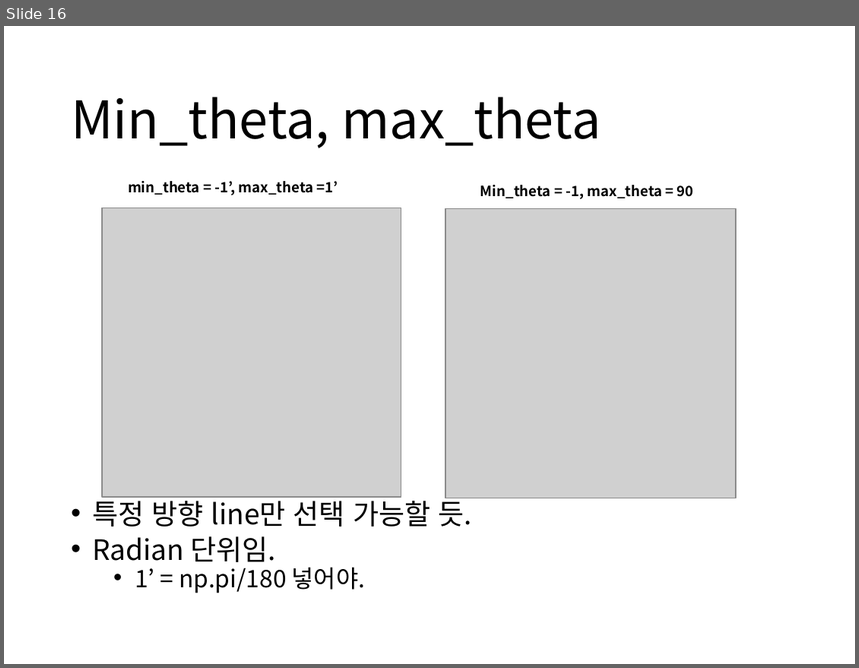
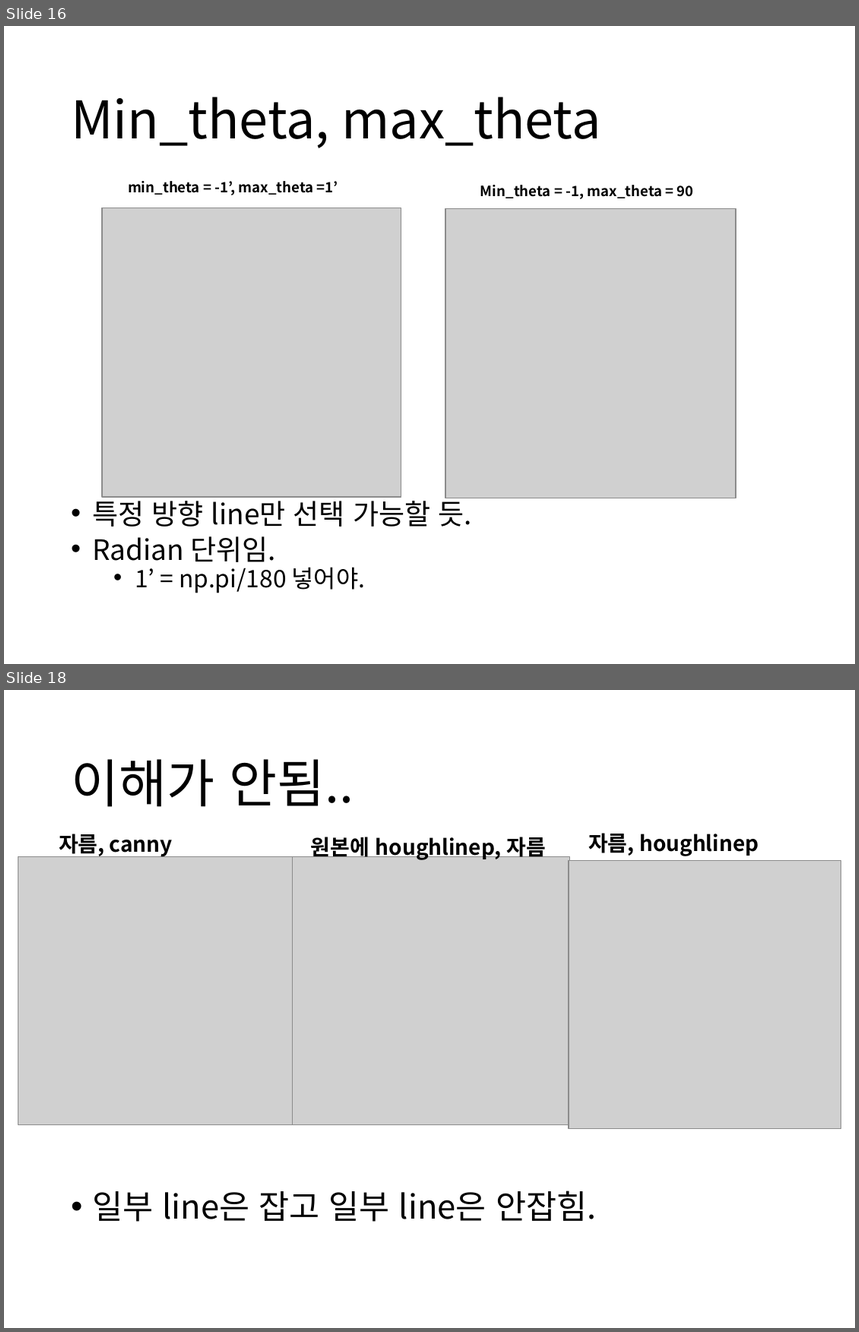
Before and after one commit to boy1089/MyProject, a slide deck: hough transform/hough transform ver1.pptx. Shown one above the other, each under a label of ours: slide 16 before the commit, slides 16 and 18 after it; the slides between them are not shown. The pictures are 859x668 and 859x1332 pixels, drawn with LibreOffice and Linux fonts; fonts in the diff are those of the drawing; grey boxes stand for pictures. Boxes give left, top, right and bottom in pixels: in the first picture for what was removed or moved away, otherwise in the second. Text is boxed around its words. In the diff, an @@ line names an element or a change of style, - is before the commit and + after.

Commit message:
hough 2nd

```diff
--- a/hough transform/hough transform ver1.pptx
+++ b/hough transform/hough transform ver1.pptx
@@ slide 18 added at (x1=4, y1=690, x2=855, y2=1328), background #FFFFFF @@
@@ title added at (x1=71, y1=759, x2=354, y2=807), 44 pt, text #000000 @@
+이해가 안됨..
@@ text added at (x1=59, y1=834, x2=173, y2=858), 18 pt, text #000000, bold @@
+자름, canny
@@ text added at (x1=311, y1=834, x2=546, y2=861), 18 pt, text #000000, bold @@
+원본에 houghlinep, 자름
@@ text added at (x1=588, y1=833, x2=759, y2=856), 18 pt, text #000000, bold @@
+자름, houghlinep
@@ picture added at (x1=18, y1=857, x2=293, y2=1125) @@
@@ picture added at (x1=289, y1=857, x2=570, y2=1125) @@
@@ picture added at (x1=569, y1=861, x2=841, y2=1129) @@
@@ text added at (x1=92, y1=1191, x2=596, y2=1222), 28 pt, text #000000 @@
+• 일부 line은 잡고 일부 line은 안잡힘.
```
Also in this commit, not shown: 6 slides changed, 2 other slides added, 3 slides removed, 4 other files.
